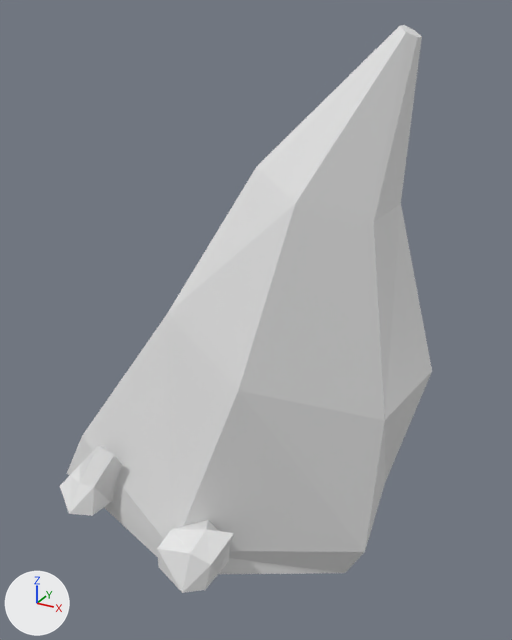
The FBX model Assets/Models/rock-spike-2.fbx as it was, and as the next commit left it.
Before and after are seen from a camera (50 mm lens) standing at (1.97, -3.32, 2.8) and looking at (0.08, 0.11, 1.08). The lights are fixed; the arrows at lower left show +X, +Y and +Z.
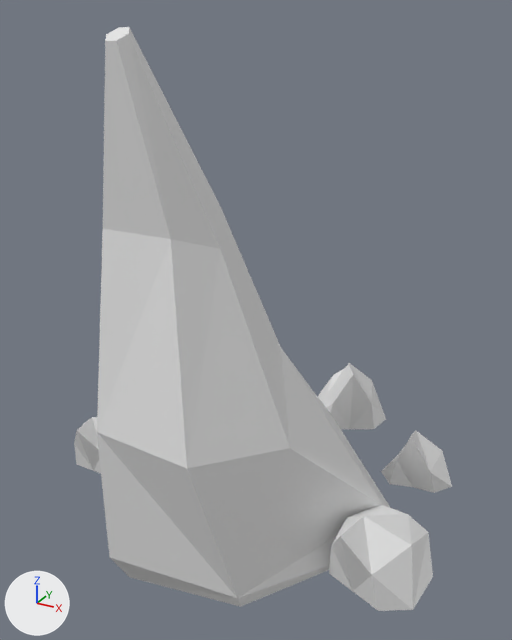
What differs and where, as boxes [x1, y1, x2, y2] in the pictures (512 x 640 px; the box of a moved part takes in the faces that stretch with it):
'Cylinder.001', mesh turned: before [67, 25, 432, 574]; after [97, 27, 390, 607]
'Cube.004', reshaped, turned, rescaled: before [60, 445, 234, 593]; after [74, 363, 452, 611]
part 2 of me_cube_006, moved or reshaped (not visible before): after [381, 431, 452, 493]
part 3 of me_cube_006, moved or reshaped: before [157, 520, 234, 593]; after [74, 417, 101, 473]
part 4 of me_cube_006, moved or reshaped (not visible before): after [329, 505, 433, 611]
part 5 of me_cube_006, moved or reshaped (not visible before): after [318, 363, 386, 429]
part 6 of me_cube_006, moved or reshaped (not visible afterwards): before [60, 445, 122, 516]

The change in detail:
me_cube_006 is used by ob_cube_004; location (0.0, 0.0, 0.0); rotation (-3.142, 0.0, 0.416), in degrees (-180, 0, 24); scale (-0.189, -0.189, -0.189).
me_cube_006 had 90 vertices, 160 faces and spanned x -5.09..5.89, y -5.26..5.66, z -0.45..2.13.
me_cube_006 now has 90 vertices, 160 faces and spans x -1.17..1.36, y -0.64..1.48, z -0.21..0.46.
me_cube_006 part 2: 18 of 90 vertices moved; they spanned x -0.62..1.57, y 3.65..5.66, z -0.35..1.92 and now span x 0.78..1.25, y 0.38..0.89, z -0.12..0.41; mean shift (0.57, -4.0, -0.33); largest move (0.42, 5.66, -0.08) -> (1.25, 0.64, -0.06).
me_cube_006 part 3: 18 of 90 vertices moved; they spanned x -0.45..1.96, y -5.26..-3.18, z -0.27..1.44 and now span x -1.17..-0.67, y -0.48..0.13, z -0.07..0.33; mean shift (-1.63, 4.05, -0.23); largest move (0.97, -5.26, -0.26) -> (-1.17, -0.23, -0.07).
me_cube_006 part 4: 18 of 90 vertices moved; they spanned x -5.09..-2.63, y 1.43..3.9, z -0.29..1.74 and now span x 0.78..1.36, y -0.64..0.05, z -0.1..0.38; mean shift (5.04, -2.85, -0.32); largest move (-5.0, 3.3, -0.28) -> (1.34, -0.46, -0.09).
me_cube_006 part 5: 18 of 90 vertices moved; they spanned x 2.8..5.81, y 1.33..3.84, z -0.14..2.13 and now span x 0.02..0.59, y 0.86..1.48, z -0.07..0.46; mean shift (-3.88, -1.42, -0.43); largest move (5.81, 2.42, -0.14) -> (0.12, 1.48, -0.07).
me_cube_006 part 6: 18 of 90 vertices moved; they spanned x 3.41..5.89, y -2.37..-0.24, z -0.45..2.13 and now span x -1.05..-0.47, y 0.55..1.17, z -0.21..0.39; mean shift (-5.3, 2.15, -0.45); largest move (5.89, -1.21, 0.06) -> (-0.87, 1.14, -0.09).
me_cylinder_002 has 30 vertices, 56 faces and spans x -1.07..1.1, y -0.73..1.15, z -0.25..2.73.
me_cylinder_002 is used by ob_cylinder_001; location (0.0, 0.0, 0.0).
me_cylinder_002 part 1: the whole mesh is turned -90 degrees about the z axis through the mesh origin.
Object 'Cube.004' (ob_cube_004) turns from (-180, 0, 24) to (0, 0, 0) degrees about x, y and z.
Object 'Cube.004' (ob_cube_004) is rescaled from (-0.189, -0.189, -0.189) to (1.0, 1.0, 1.0).
